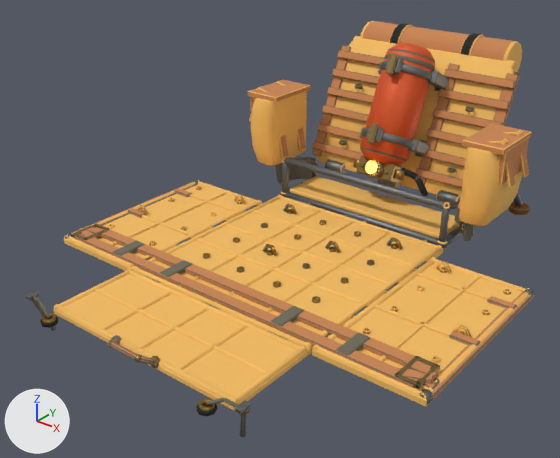
An edit to the Blender file Assets/Game/Art/Models/_Source~/components/props/expedition_rig.blend, drawn before and after from the same camera.
Before and after are seen from a 50 mm camera at (1.75, -2.885, 1.548) aimed at (-0.046, -0.64, 0.156). The axes (+X, +Y, +Z) are drawn at lower left. The lights are the same throughout. The older version comes first.

In view in the first picture: 'Mesh_Rig_BackPanel', 'Mesh_Rig_BackWebbing_L', 'Mesh_Rig_BackWebbing_R', 'Mesh_Rig_Frame', 'Mesh_Rig_FrontLeaf', 'Mesh_Rig_LashRail', 'Mesh_Rig_Lid', 'Mesh_Rig_OxygenTank', 'Mesh_Rig_OxygenTank_Bands', 'Mesh_Rig_SidePouch_L', 'Mesh_Rig_SidePouch_R', 'Mesh_Rig_Wing_L', 'Mesh_Rig_Wing_R' and 17 more.
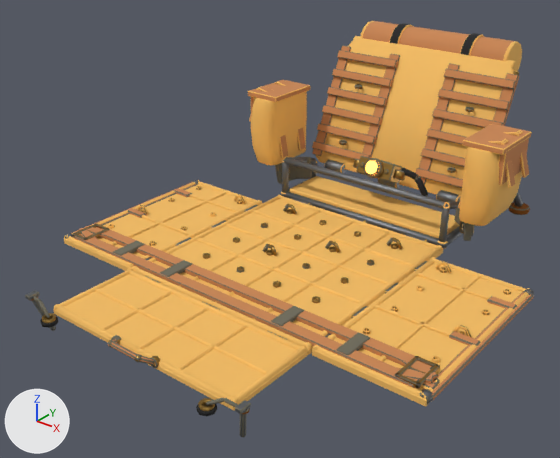
Changed parts and their boxes [x1, y1, x2, y2] in the pictures (560 x 458 px):
'Mesh_Rig_OxygenTank', deleted: before [360, 43, 436, 166]
    faces in mat_mat_paint_safety_orange (orange #d9541f): [360, 43, 436, 166]
    faces in mat_mat_fabric_canvas_faded (brown #6e6a5a): [360, 49, 435, 161]
'Mesh_Rig_OxygenTank_Bands', deleted: before [360, 54, 449, 157]
    faces in mat_mat_metal_steel_worn (grey #7a7d80): [360, 58, 449, 156]
    faces in mat_mat_fabric_canvas_faded (brown #6e6a5a): [360, 54, 448, 157]
    faces in mat_mat_metal_brass_tarnished (brown #9c7b3f): [367, 54, 398, 143]

The change, as a diff of the scene's bpy script:
```diff
--- a/Assets/Game/Art/Models/_Source~/components/props/expedition_rig.blend.py
+++ b/Assets/Game/Art/Models/_Source~/components/props/expedition_rig.blend.py
@@ ob_mesh_rig_oxygentank @@
-ob_mesh_rig_oxygentank = bpy.data.objects.new('Mesh_Rig_OxygenTank', me_mesh_rig_oxygentank)
-ob_mesh_rig_oxygentank.parent = ob_pivot_back
-ob_mesh_rig_oxygentank.location = (0.0, 0.0275, 0.37)
@@ ob_mesh_rig_oxygentank_bands @@
-ob_mesh_rig_oxygentank_bands = bpy.data.objects.new('Mesh_Rig_OxygenTank_Bands', me_mesh_rig_oxygentank_bands)
-ob_mesh_rig_oxygentank_bands.parent = ob_pivot_back
-ob_mesh_rig_oxygentank_bands.location = (0.0, 0.0275, 0.37)
```
